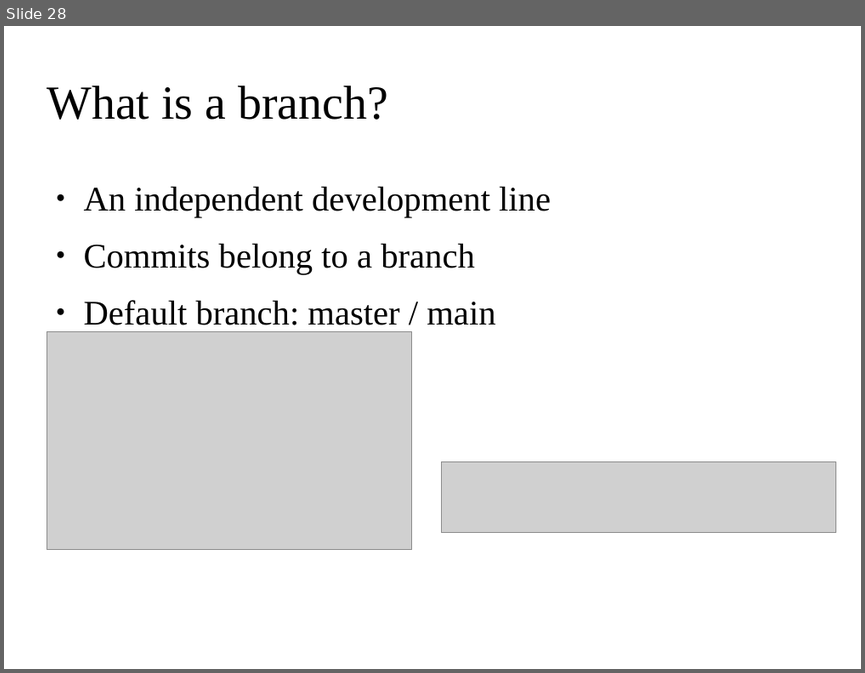
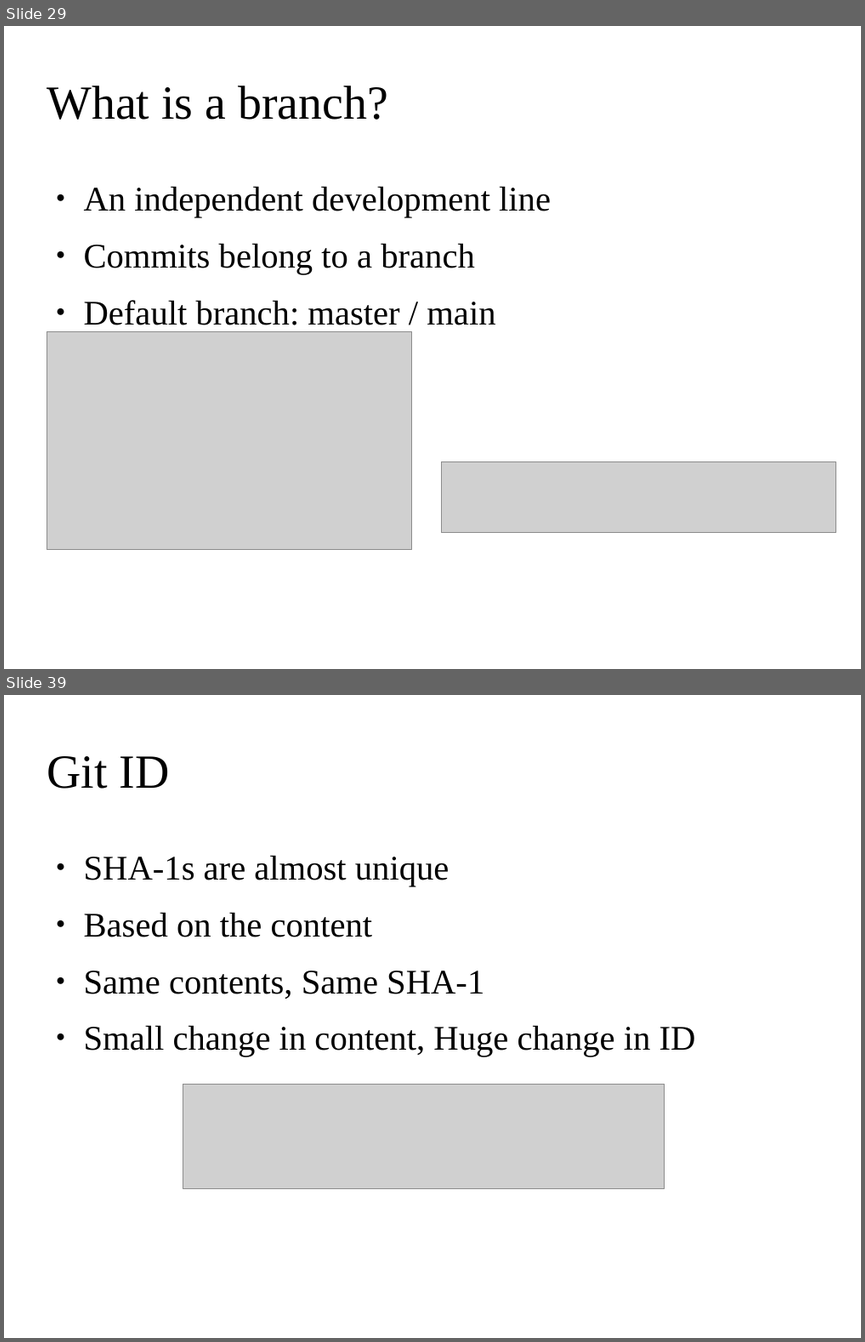
Before and after one commit to ehsansh84/git-tutorial, a slide deck: git.odp. Shown one above the other, each under a label of ours: slide 28 before the commit, slides 29 and 39 after it; the slides between them are not shown. The pictures are 865x673 and 865x1342 pixels, drawn with LibreOffice and Linux fonts; fonts in the diff are those of the drawing; grey boxes stand for pictures; background and template pictures are left out. Boxes give left, top, right and bottom in pixels: in the first picture for what was removed or moved away, otherwise in the second. Text is boxed around its words. In the diff, an @@ line names an element or a change of style, - is before the commit and + after.

```diff
--- a/git.odp
+++ b/git.odp
@@ slide 39 added at (x1=4, y1=695, x2=861, y2=1338), background picture (left out) @@
@@ title added at (x1=46, y1=756, x2=170, y2=789), 44 pt, text #000000 @@
+Git ID
@@ text added at (x1=84, y1=855, x2=696, y2=1057), 32 pt, text #000000 @@
+● SHA-1s are almost unique
+● Based on the content
+● Same contents, Same SHA-1
+● Small change in content, Huge change in ID
@@ picture added at (x1=182, y1=1083, x2=664, y2=1188) @@
@@ what was slide 28 is now slide 29 @@
```
Also in this commit, not shown: 2 slides changed, 14 other slides added.
